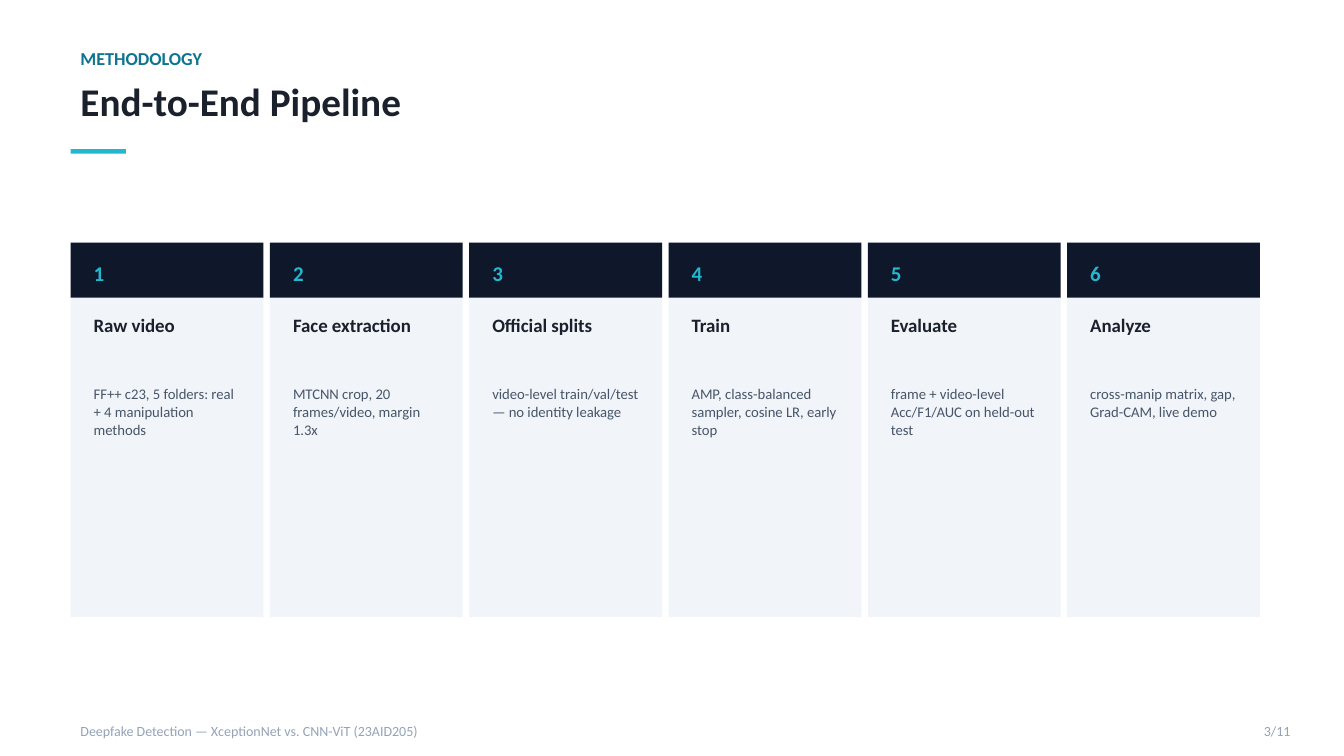
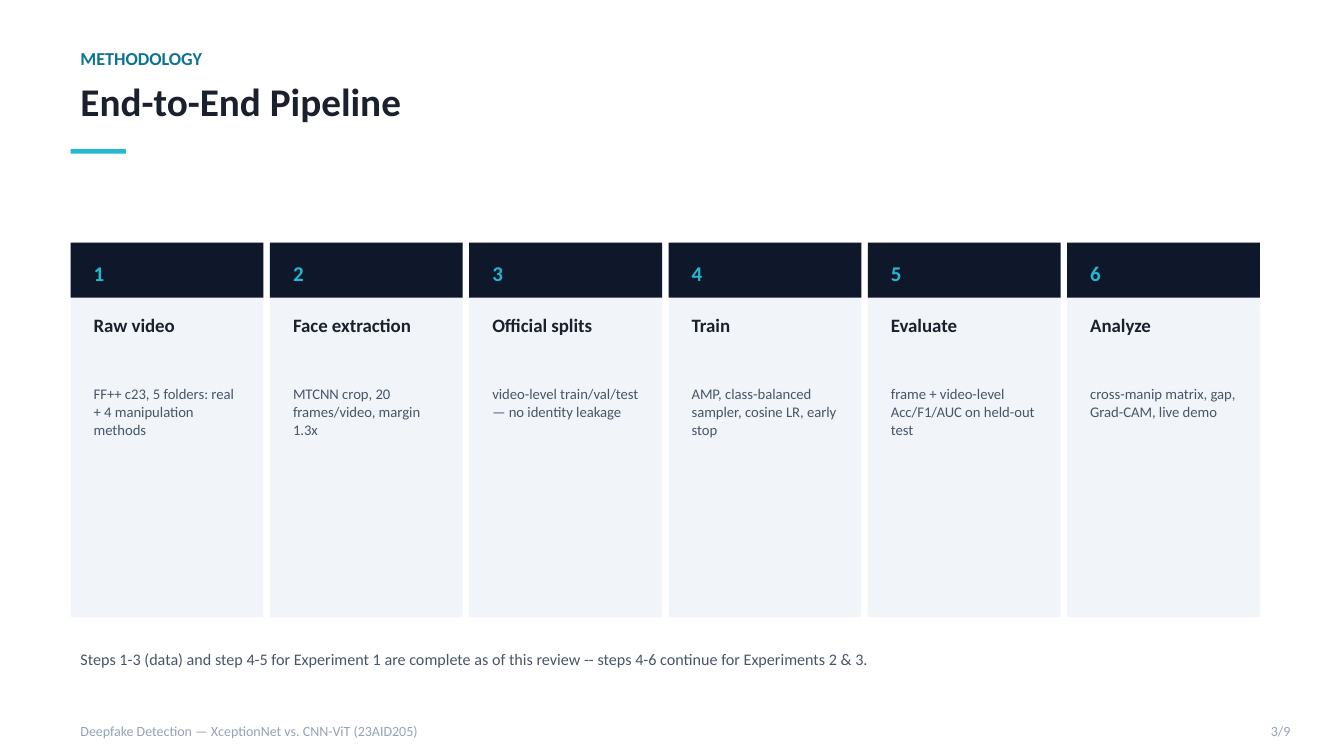
Before and after one commit to DUNE-ODYSSEY/deepfake-detection, a slide deck: slide 3 of docs/mid_review_update.pptx. Drawn at 1344x756 pixels with LibreOffice and Linux fonts; fonts in the diff are those of the drawing. Boxes give left, top, right and bottom in pixels: in the first picture for what was removed or moved away, otherwise in the second. Text is boxed around its words. In the diff, an @@ line names an element or a change of style, - is before the commit and + after.

```diff
--- a/docs/mid_review_update.pptx
+++ b/docs/mid_review_update.pptx
@@ text added at bbox=[80, 653, 867, 668], 11.5 pt, text #475569 @@
+Steps 1-3 (data) and step 4-5 for Experiment 1 are complete as of this review -- steps 4-6 continue for Experiments 2 & 3.
@@ text at bbox=[1271, 726, 1291, 737]: text changed @@
-3/11
+3/9
```
Also in this commit, not shown: 6 other slides changed, 2 slides added, 4 slides removed, 4 other files.
